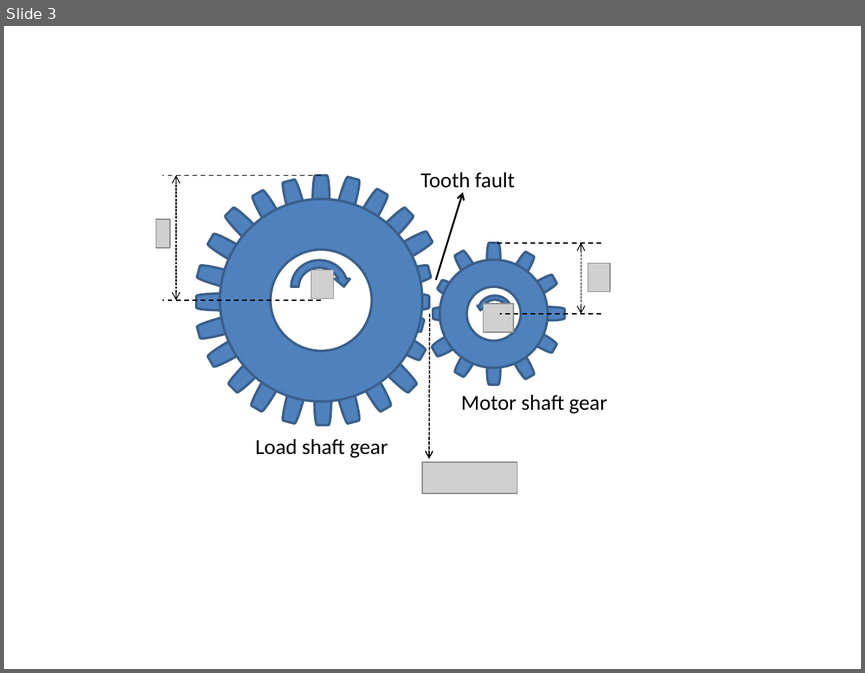
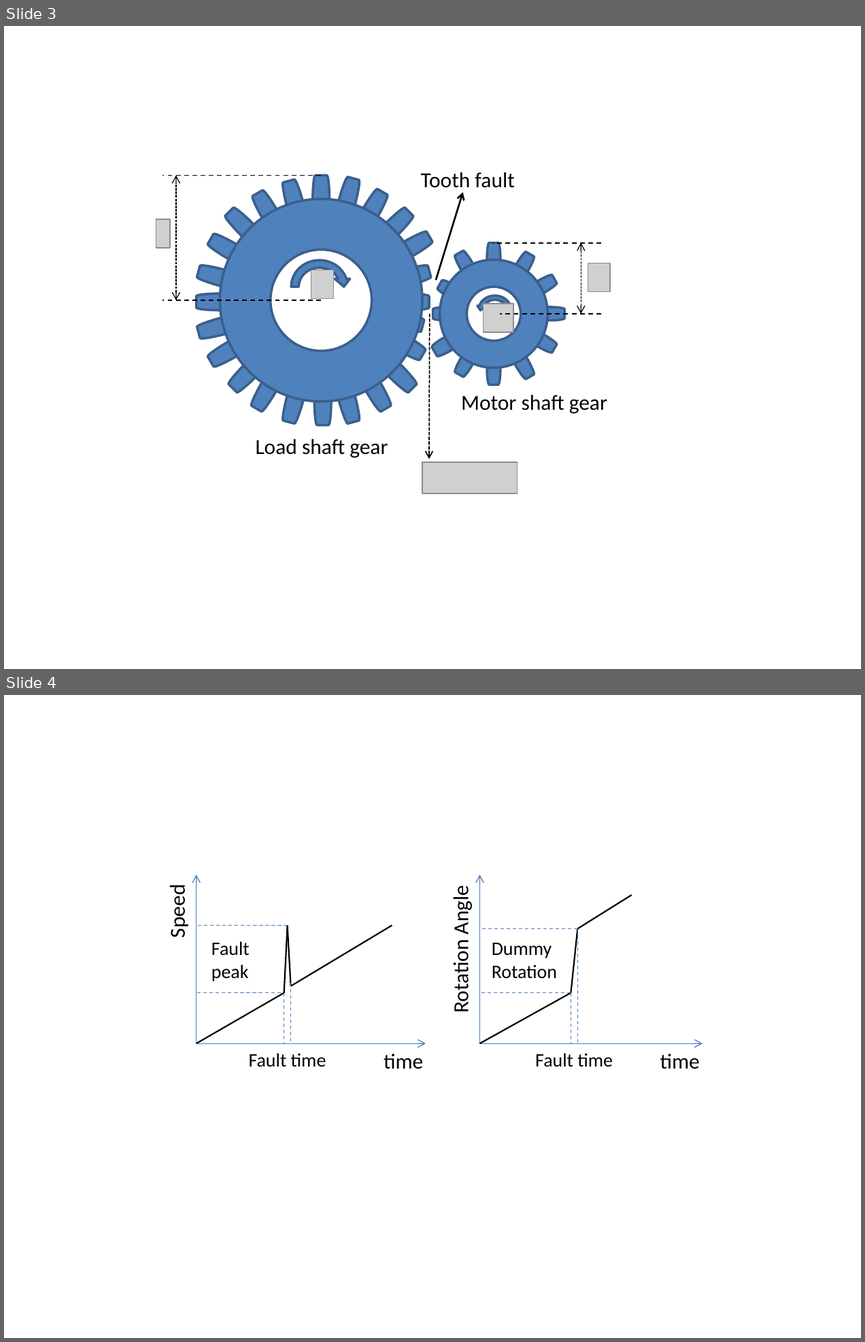
Before and after one commit to SerhatOzkucuk/PhD-Works, a slide deck: Parameter Estimation Works/SERVO DRIVELINE TRANSMISSION AND FAULT MATHEMATICAL MODEL/flowchart_servo_fault.pptx. Shown one above the other, each under a label of ours: slide 3 before the commit, slides 3 and 4 after it. The pictures are 865x673 and 865x1342 pixels, drawn with LibreOffice and Linux fonts; fonts in the diff are those of the drawing; grey boxes stand for pictures. Boxes give left, top, right and bottom in pixels: in the first picture for what was removed or moved away, otherwise in the second. Text is boxed around its words. In the diff, an @@ line names an element or a change of style, - is before the commit and + after.

Commit message:
summary
updates for fault model work

```diff
--- a/Parameter Estimation Works/SERVO DRIVELINE TRANSMISSION AND FAULT MATHEMATICAL MODEL/flowchart_servo_fault.pptx
+++ b/Parameter Estimation Works/SERVO DRIVELINE TRANSMISSION AND FAULT MATHEMATICAL MODEL/flowchart_servo_fault.pptx
@@ slide 4 added at (4,695,861,1338), background #FFFFFF @@
@@ arrow added from (196, 1043) to (196, 875), #4B7EBC 0.75 pt @@
@@ arrow added from (479, 1043) to (479, 875), #4B7EBC 0.75 pt @@
@@ text added at (164,889,190,936), 18 pt, text #000000 @@
+Speed
@@ text added at (448,890,474,1011), 18 pt, text #000000 @@
+Rotation Angle
@@ line added from (577, 929) to (631, 895), #000000 1.25 pt @@
@@ line added from (288, 926) to (196, 926), #4B7EBC 0.75 pt dashed @@
@@ line added from (284, 992) to (288, 926), #000000 1.25 pt @@
@@ line added from (288, 926) to (291, 986), #000000 1.25 pt @@
@@ line added from (291, 986) to (392, 926), #000000 1.25 pt @@
@@ line added from (577, 929) to (479, 929), #4B7EBC 0.75 pt dashed @@
@@ line added from (570, 992) to (577, 929), #000000 1.25 pt @@
@@ line added from (577, 929) to (577, 1043), #4B7EBC 0.75 pt dashed @@
@@ text added at (211,941,249,981), 16 pt, text #000000 @@
+Fault
+peak
@@ text added at (492,943,557,979), 16 pt, text #000000 @@
+Dummy
+Rotation
@@ line added from (196, 1043) to (284, 992), #000000 1.25 pt @@
@@ line added from (281, 992) to (196, 992), #4B7EBC 0.75 pt dashed @@
@@ line added from (284, 992) to (284, 1043), #4B7EBC 0.75 pt dashed @@
@@ line added from (291, 983) to (291, 1043), #4B7EBC 0.75 pt dashed @@
@@ line added from (479, 1043) to (570, 992), #000000 1.25 pt @@
@@ line added from (570, 992) to (479, 992), #4B7EBC 0.75 pt dashed @@
@@ line added from (570, 992) to (570, 1043), #4B7EBC 0.75 pt dashed @@
@@ arrow added from (196, 1043) to (426, 1043), #4B7EBC 0.75 pt @@
@@ text added at (249,1053,326,1067), 16 pt, text #000000 @@
+Fault time
@@ text added at (383,1053,423,1069), 18 pt, text #000000 @@
+time
@@ arrow added from (479, 1043) to (702, 1043), #4B7EBC 0.75 pt @@
@@ text added at (535,1053,613,1067), 16 pt, text #000000 @@
+Fault time
@@ text added at (660,1053,700,1069), 18 pt, text #000000 @@
+time
```
Also in this commit, not shown: 2 other files.
